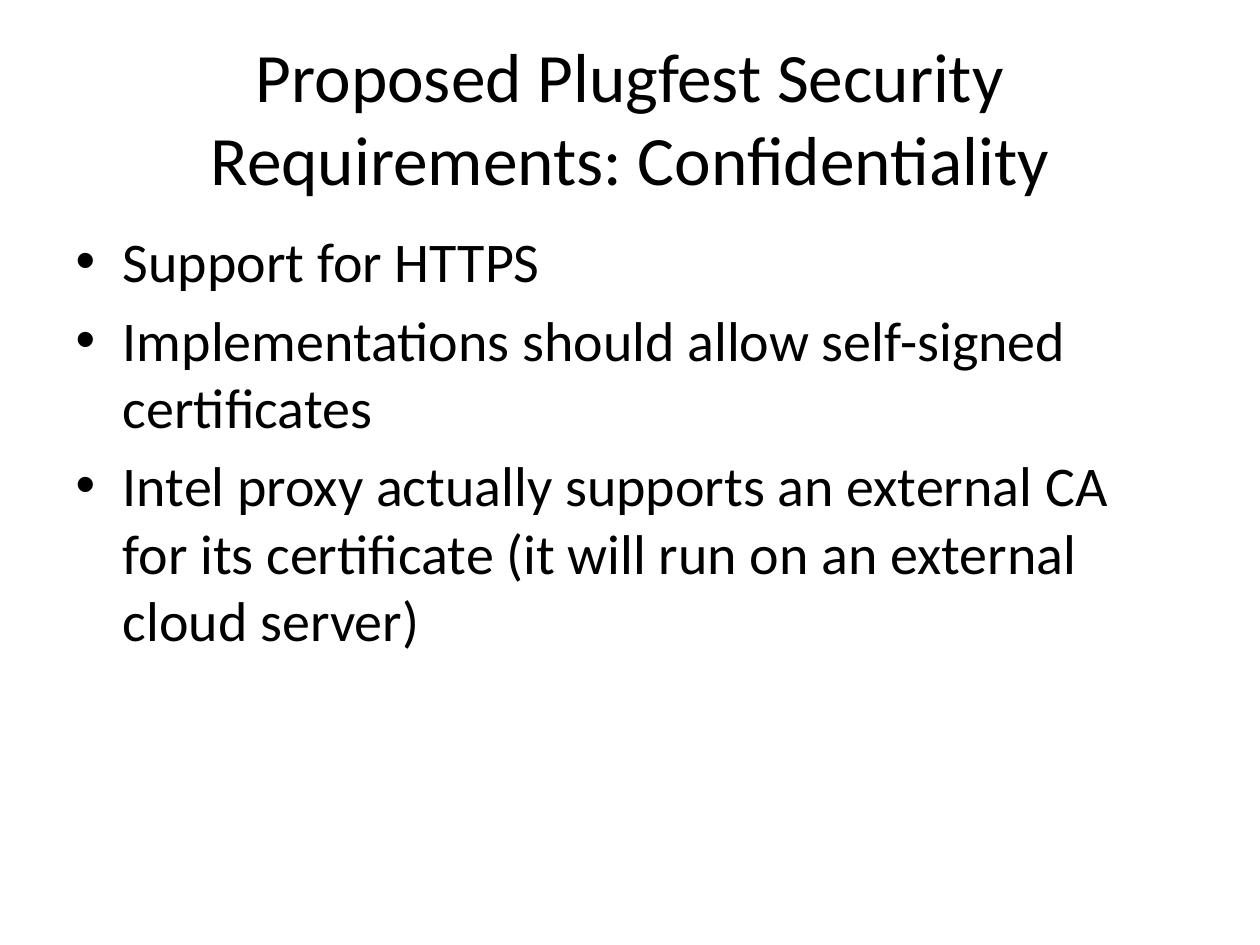
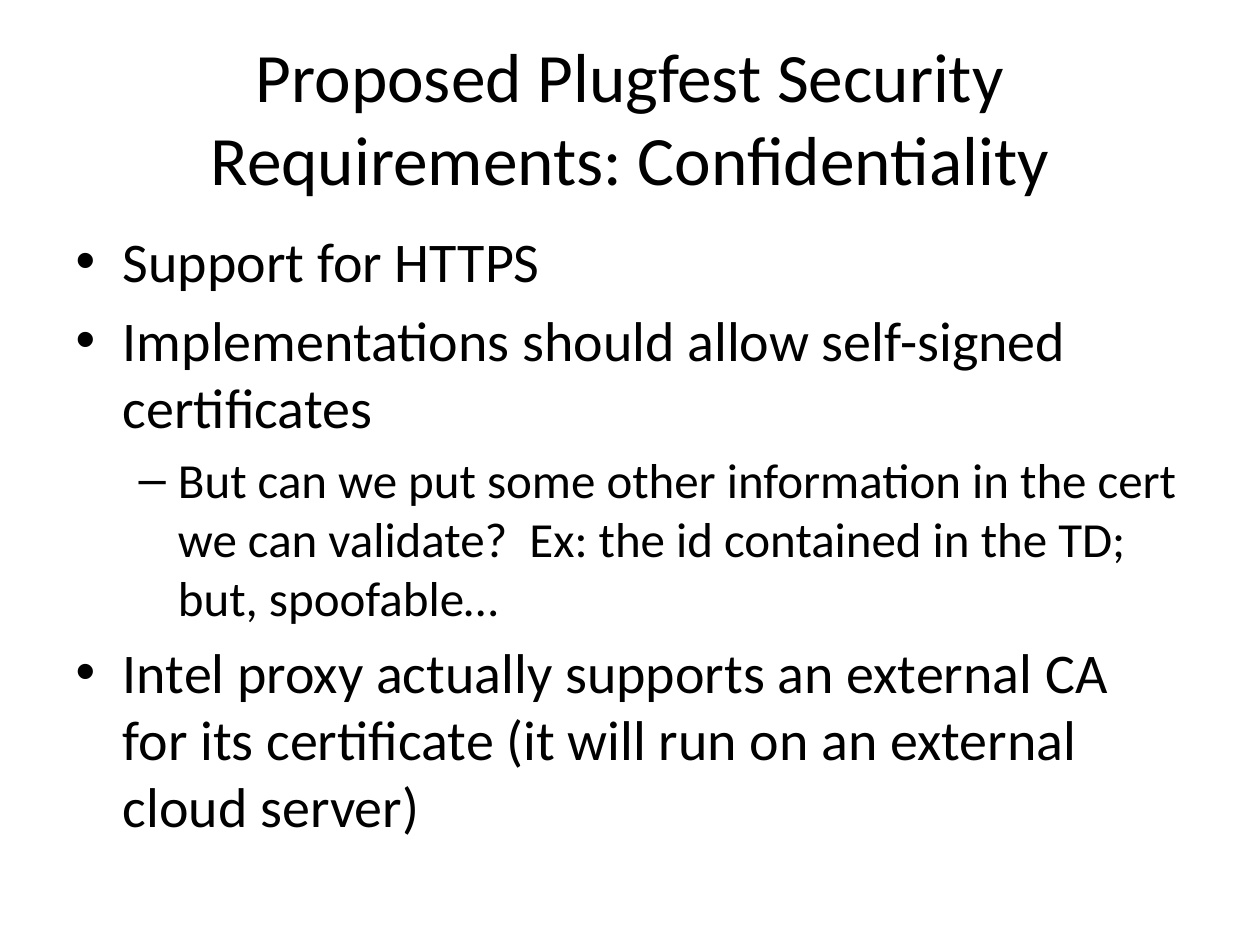
Before and after one commit to w3c/wot, a slide deck: slide 6 of plugfest/2018-bundang/Security-Bundang-PlugFest-Preparation.pptx. Drawn at 1260x945 pixels with LibreOffice and Linux fonts; fonts in the diff are those of the drawing. Boxes give left, top, right and bottom in pixels: in the first picture for what was removed or moved away, otherwise in the second. Text is boxed around its words. In the diff, an @@ line names an element or a change of style, - is before the commit and + after.

Commit message:
Updates to Plugfest Security
After plugfest preparation meeting.

```diff
--- a/plugfest/2018-bundang/Security-Bundang-PlugFest-Preparation.pptx
+++ b/plugfest/2018-bundang/Security-Bundang-PlugFest-Preparation.pptx
@@ text at [178,464,1176,624]: paragraph added @@
+  – But can we put some other information in the cert we can validate? Ex: the id contained in the TD; but, spoofable…
```
Also in this commit, not shown: 1 other slide changed, 2 slides added.
